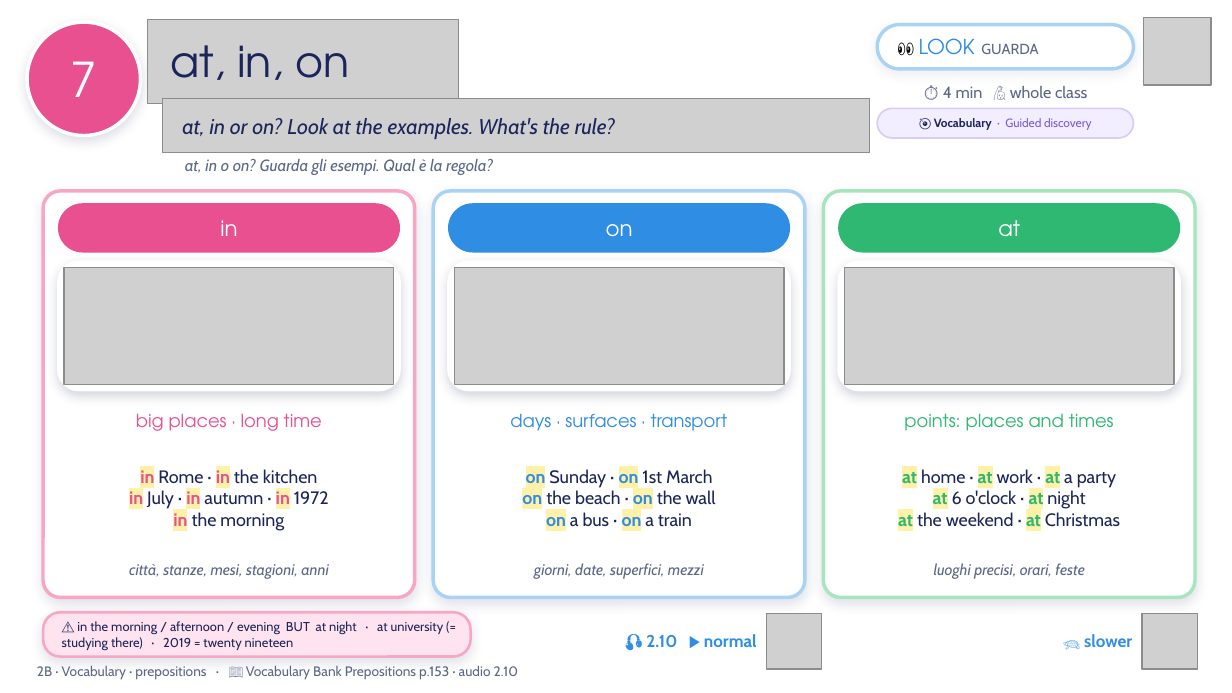
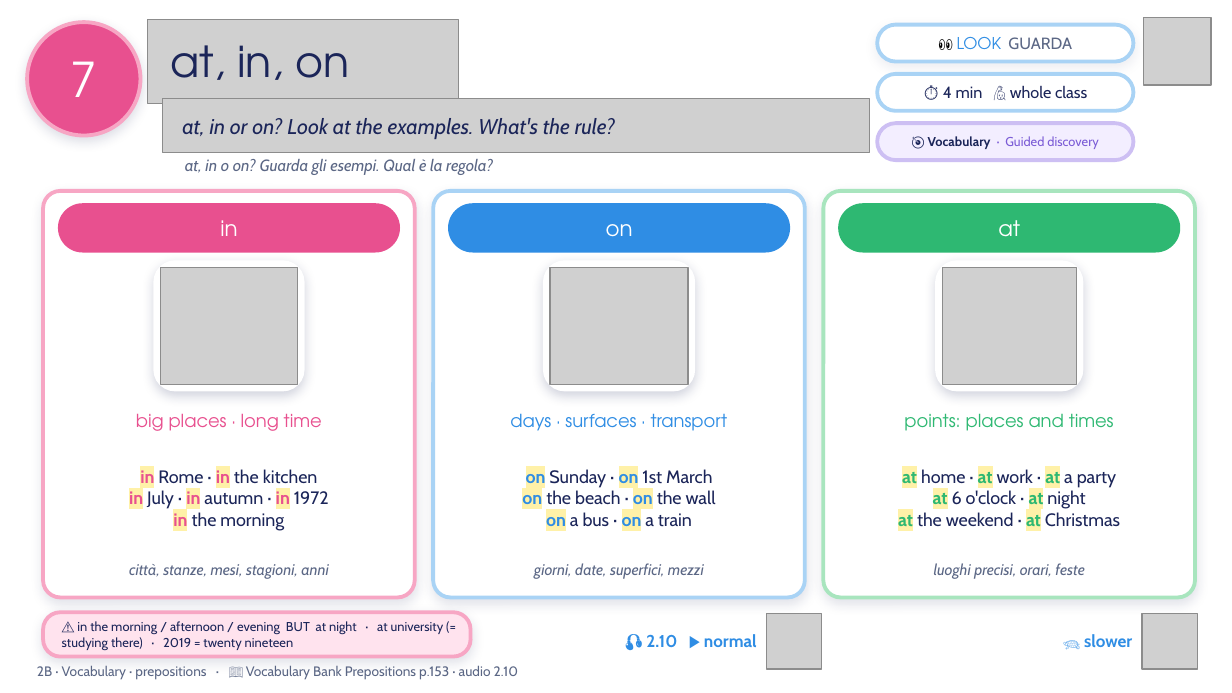
Before and after one commit to londonlanguageschool/Bagheria-, a slide deck: slide 7 of materials/A2/A2_2B_Thats_me_in_the_picture_v3.pptx. Drawn at 1232x693 pixels with LibreOffice and Linux fonts; fonts in the diff are those of the drawing; grey boxes stand for pictures; background and template pictures are left out. Boxes give left, top, right and bottom in pixels: in the first picture for what was removed or moved away, otherwise in the second. Text is boxed around its words. In the diff, an @@ line names an element or a change of style, - is before the commit and + after.

```diff
--- a/materials/A2/A2_2B_Thats_me_in_the_picture_v3.pptx
+++ b/materials/A2/A2_2B_Thats_me_in_the_picture_v3.pptx
@@ ellipse "7" at bbox=[27, 22, 140, 136]: outline #FFFFFF 2 pt to #F7A6C4 2.25 pt @@
@@ rounded rectangle "👀 LOOK GUARDA": place and size @@
-rounded rectangle "👀 LOOK GUARDA" at bbox=[877, 25, 1133, 69]
+rounded rectangle "👀 LOOK GUARDA" at bbox=[877, 25, 1133, 62]
@@ rounded rectangle "👀 LOOK GUARDA" at bbox=[877, 25, 1133, 62]: size 11 to 9.5 pt in "👀"; size 12 to 9.5 pt in "LOOK"; size 8.5 to 9.5 pt in "GUARDA"; alignment left to centre; outline #A9D3F5 2 pt to #A9D3F5 2.25 pt @@
@@ rounded rectangle "⏱ 4 min 🙋 whole ...": place and size @@
-rounded rectangle "⏱ 4 min 🙋 whole ..." at bbox=[943, 86, 1087, 98]
+rounded rectangle "⏱ 4 min 🙋 whole ..." at bbox=[877, 74, 1133, 111]
@@ rounded rectangle "⏱ 4 min 🙋 whole ..." at bbox=[877, 74, 1133, 111]: text colour #5B6785 to #1B2559; fill none to #FFFFFF; outline none to #A9D3F5 2.25 pt @@
@@ rounded rectangle "🎯 Vocabulary · Guided discovery": place and size @@
-rounded rectangle "🎯 Vocabulary · Guided discovery" at bbox=[877, 108, 1133, 138]
+rounded rectangle "🎯 Vocabulary · Guided discovery" at bbox=[877, 123, 1133, 160]
@@ rounded rectangle "🎯 Vocabulary · Guided discovery" at bbox=[877, 123, 1133, 160]: size 7 to 7.5 pt; outline #D9CCF5 1 pt to #CDBFF3 2.25 pt; proportions changed @@
@@ rounded rectangle at bbox=[43, 191, 415, 598]: outline #F7A6C4 2 pt to #F7A6C4 2.25 pt @@
@@ rounded rectangle at bbox=[434, 191, 806, 598]: outline #A9D3F5 2 pt to #A9D3F5 2.25 pt @@
@@ rounded rectangle at bbox=[823, 191, 1195, 598]: outline #A8E5BE 2 pt to #A8E5BE 2.25 pt @@
@@ rounded rectangle: place and size @@
-rounded rectangle at bbox=[58, 261, 400, 391]
+rounded rectangle at bbox=[154, 261, 303, 391]
@@ picture: place and size @@
-picture at bbox=[64, 267, 394, 384]
+picture at bbox=[160, 267, 297, 384]
@@ rounded rectangle: place and size @@
-rounded rectangle at bbox=[448, 261, 791, 391]
+rounded rectangle at bbox=[543, 261, 694, 391]
@@ picture: place and size @@
-picture at bbox=[455, 267, 785, 384]
+picture at bbox=[549, 267, 687, 384]
@@ rounded rectangle: place and size @@
-rounded rectangle at bbox=[838, 261, 1180, 391]
+rounded rectangle at bbox=[936, 261, 1083, 391]
@@ picture: place and size @@
-picture at bbox=[844, 267, 1174, 384]
+picture at bbox=[942, 267, 1077, 384]
```
Also in this commit, not shown: 17 other slides changed, 3 slides added, 1 slide removed, 24 other files.
